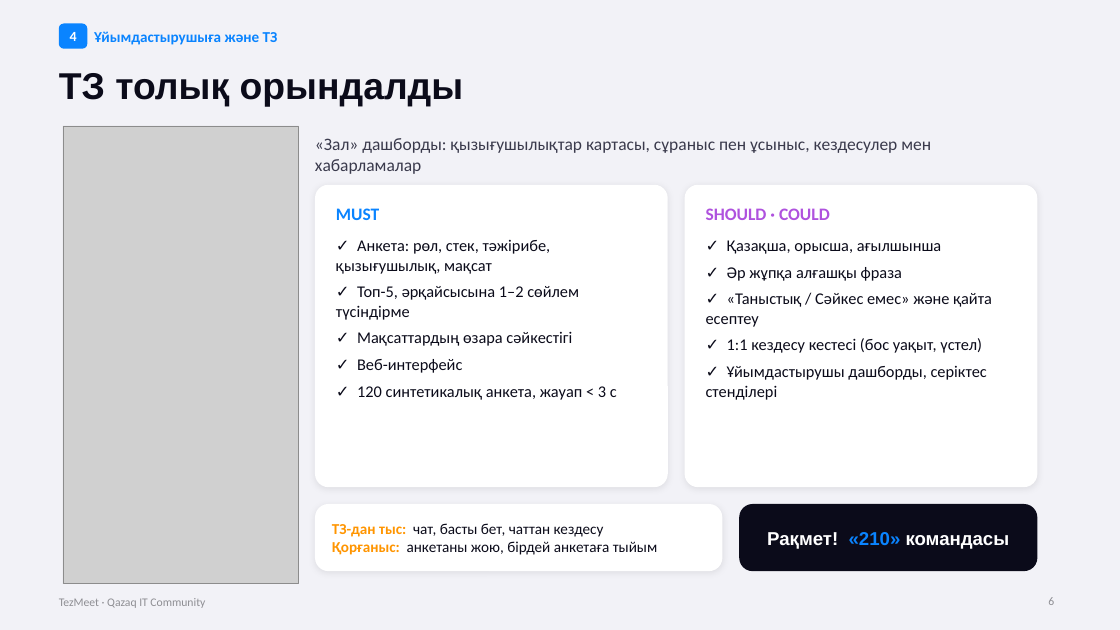
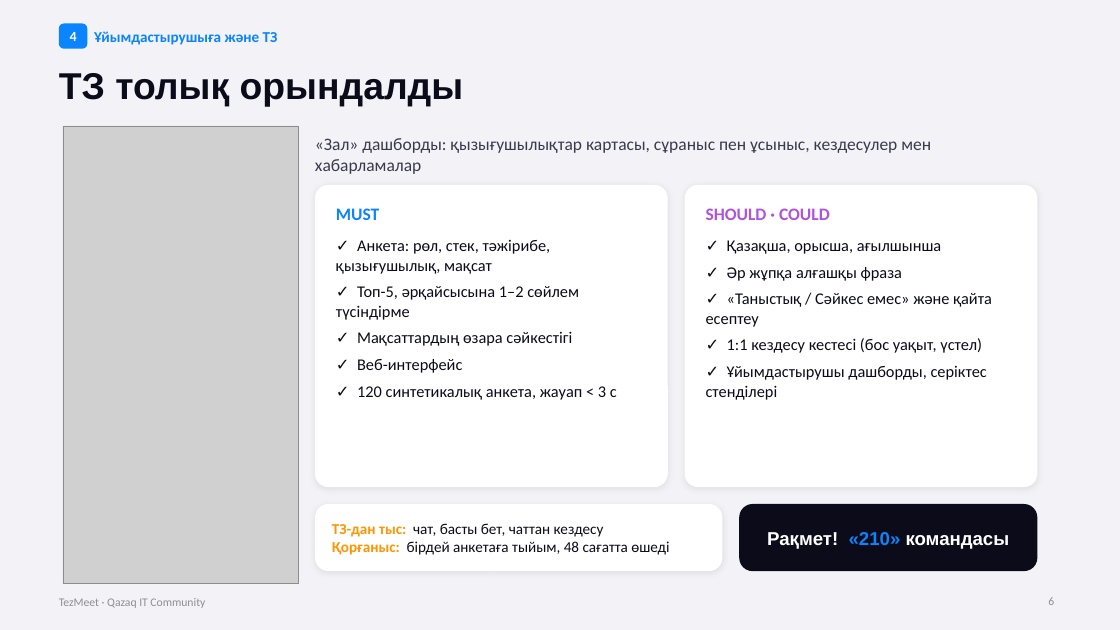
Before and after one commit to Armannn2121/tezmeet, a slide deck: slide 6 of presentation/TezMeet-qorgau.pptx. Drawn at 1120x630 pixels with LibreOffice and Linux fonts; fonts in the diff are those of the drawing; grey boxes stand for pictures; background and template pictures are left out. Boxes give left, top, right and bottom in pixels: in the first picture for what was removed or moved away, otherwise in the second. Text is boxed around its words. In the diff, an @@ line names an element or a change of style, - is before the commit and + after.

```diff
--- a/presentation/TezMeet-qorgau.pptx
+++ b/presentation/TezMeet-qorgau.pptx
@@ text at [332,541,669,555]: text changed @@
-Қорғаныс: анкетаны жою, бірдей анкетаға тыйым
+Қорғаныс: бірдей анкетаға тыйым, 48 сағатта өшеді
```
Also in this commit, not shown: 8 other files.
